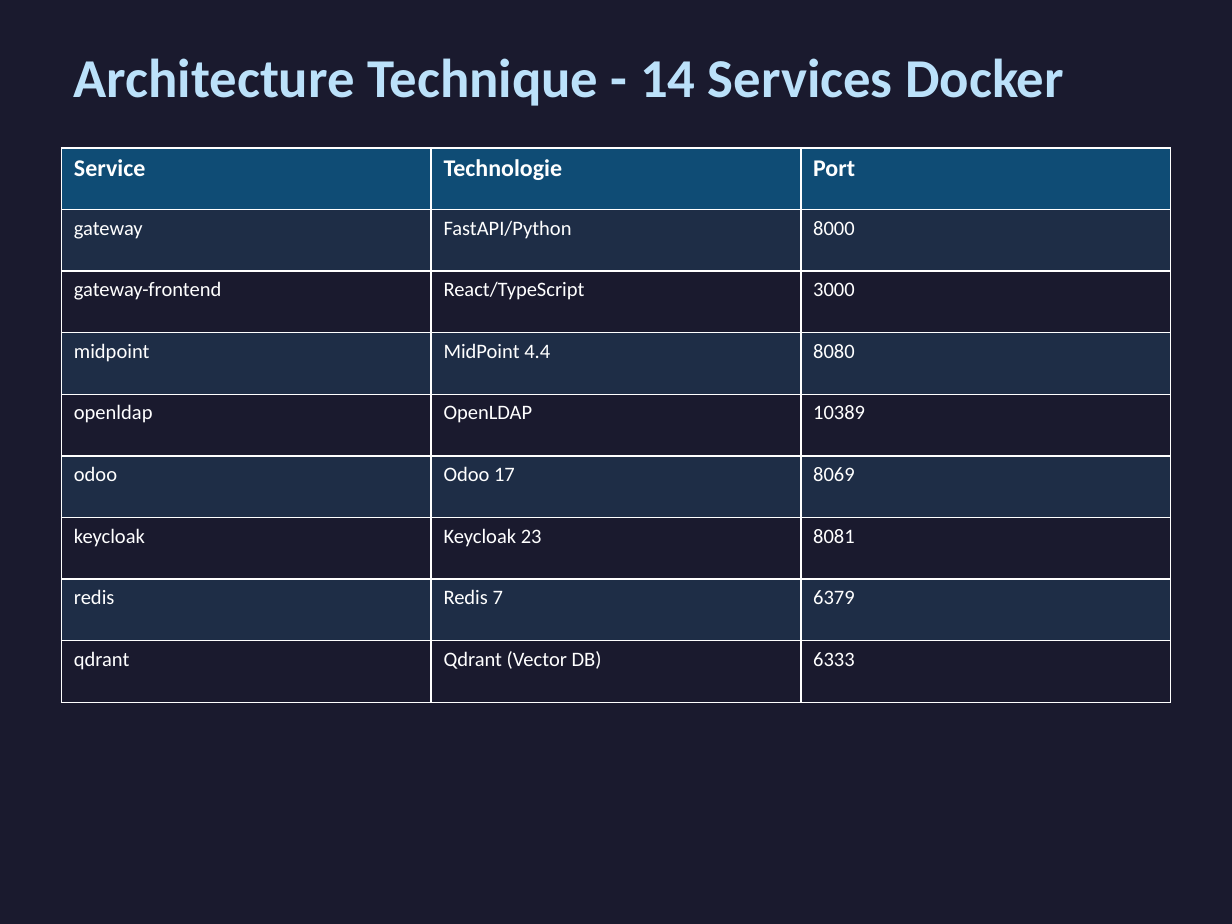
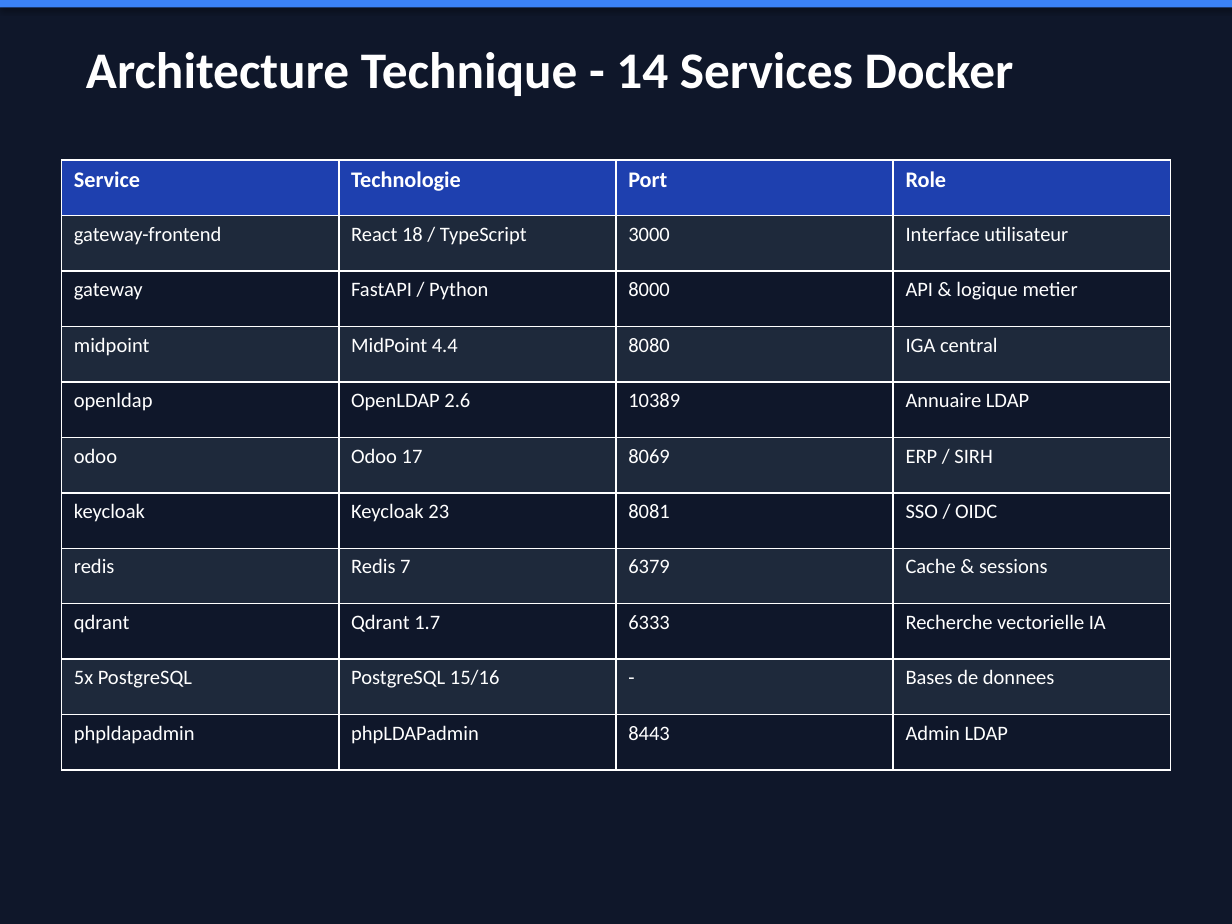
Before and after one commit to Nostradam4ik/IAM-Gateway, a slide deck: slide 6 of presentations/IAM_Gateway_UPEC.pptx (slide 7 before the commit). Drawn at 1232x924 pixels with LibreOffice and Linux fonts; fonts in the diff are those of the drawing. Boxes give left, top, right and bottom in pixels: in the first picture for what was removed or moved away, otherwise in the second. Text is boxed around its words. In the diff, an @@ line names an element or a change of style, - is before the commit and + after.

Commit message:
Update presentations, add start script and CSV import guide
- Refactor marketing poster: correct architecture diagram (MidPoint as IGA core)
- Update HTML/PPTX presentation: add LISSI logo, backlog sections,
  features in prod, progress %, dev environment, conclusion with skills
- Add start.sh: full Docker startup script with health checks
- Add docs/GUIDE_IMPORT_CSV_MIDPOINT.md: step-by-step REST API guide
  for CSV import into MidPoint (bypassing unstable UI)
- Add Lissi-cmjn.png logo asset

```diff
--- a/presentations/IAM_Gateway_UPEC.pptx
+++ b/presentations/IAM_Gateway_UPEC.pptx
@@ rectangle at (x1=0, y1=0, x2=1232, y2=924): fill #1A1A2E to #0F172A @@
@@ rectangle added at (x1=0, y1=0, x2=1232, y2=7), fill #3B82F6 @@
@@ text "Architecture Technique - 14 Services ..." moved from (x1=74, y1=58, x2=1064, y2=106) to (x1=86, y1=52, x2=1014, y2=96) @@
@@ text "Architecture Technique - 14 Services ..." at (x1=86, y1=52, x2=1014, y2=96): size 32 to 30 pt, text colour #BBE1FA to #FFFFFF @@
@@ table at (x1=62, y1=160, x2=1170, y2=770) @@
-Service | Technologie | Port
-gateway | FastAPI/Python | 8000
-gateway-frontend | React/TypeScript | 3000
-midpoint | MidPoint 4.4 | 8080
-openldap | OpenLDAP | 10389
-odoo | Odoo 17 | 8069
-keycloak | Keycloak 23 | 8081
-redis | Redis 7 | 6379
-qdrant | Qdrant (Vector DB) | 6333
+Service | Technologie | Port | Role
+gateway-frontend | React 18 / TypeScript | 3000 | Interface utilisateur
+gateway | FastAPI / Python | 8000 | API & logique metier
+midpoint | MidPoint 4.4 | 8080 | IGA central
+openldap | OpenLDAP 2.6 | 10389 | Annuaire LDAP
+odoo | Odoo 17 | 8069 | ERP / SIRH
+keycloak | Keycloak 23 | 8081 | SSO / OIDC
+redis | Redis 7 | 6379 | Cache & sessions
+qdrant | Qdrant 1.7 | 6333 | Recherche vectorielle IA
+5x PostgreSQL | PostgreSQL 15/16 | - | Bases de donnees
+phpldapadmin | phpLDAPadmin | 8443 | Admin LDAP
@@ table resized from (x1=62, y1=148, x2=1170, y2=702) to (x1=62, y1=160, x2=1170, y2=770) @@
```
Also in this commit, not shown: 12 other slides changed, 11 slides added, 11 slides removed, 6 other files.
